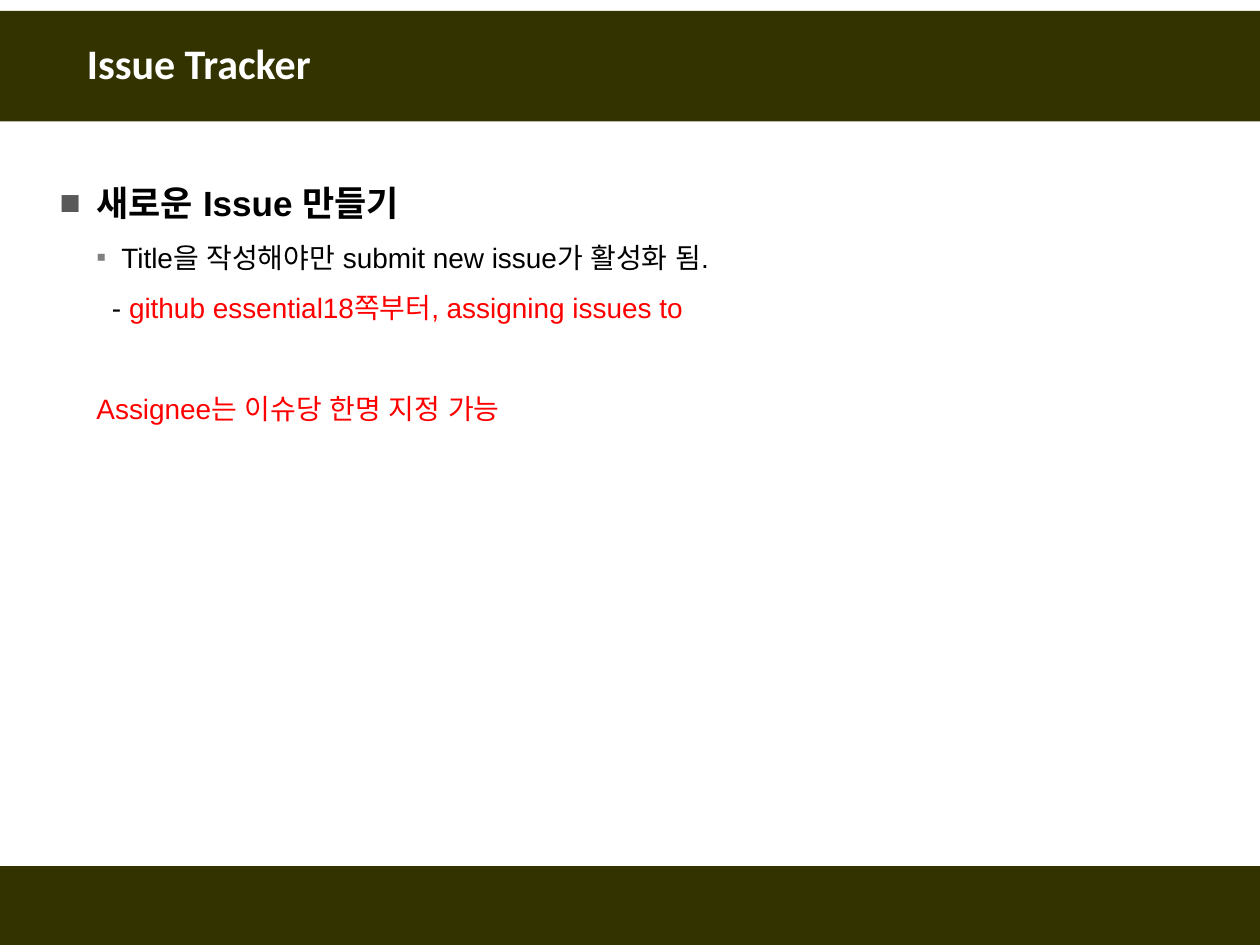
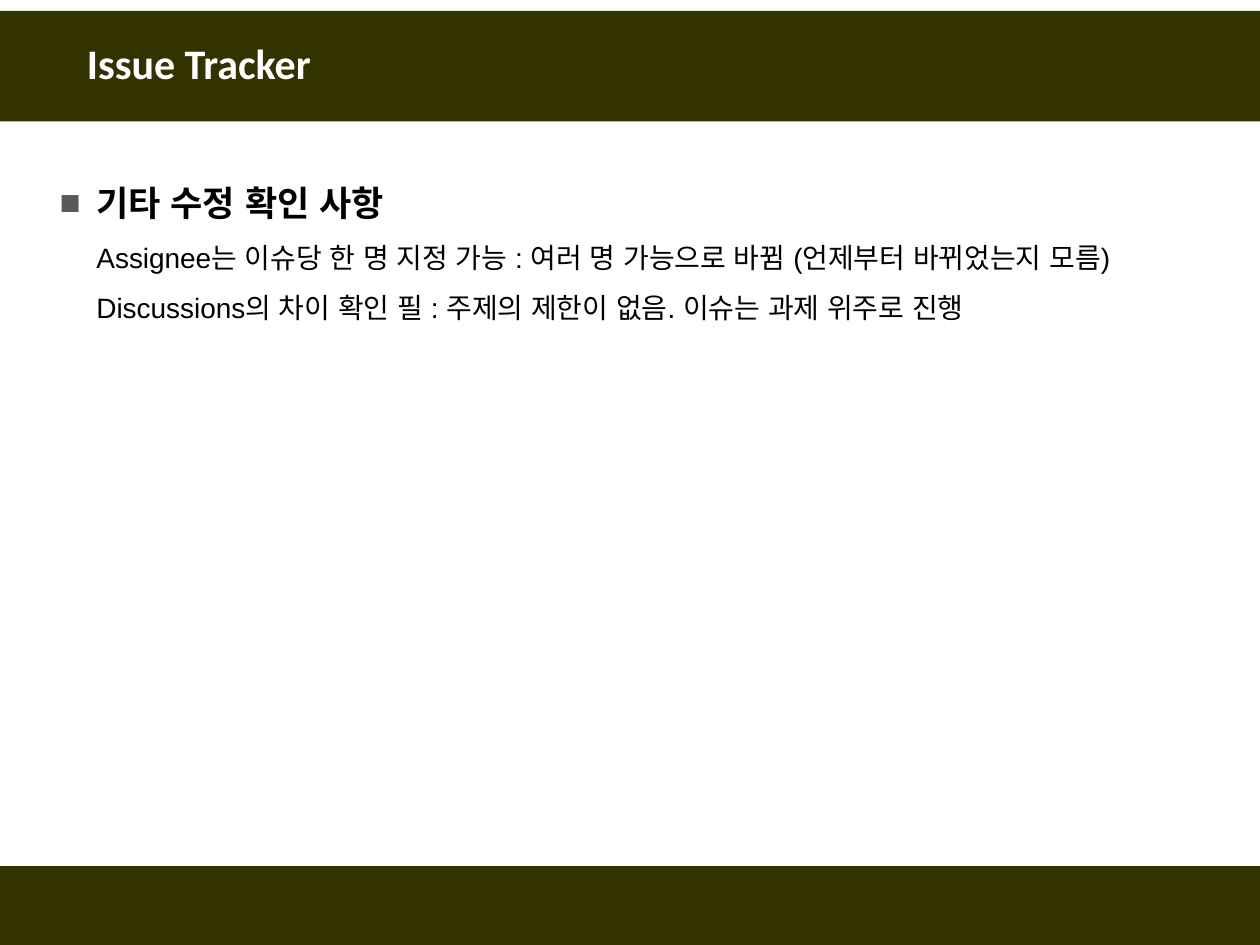
Before and after one commit to fasthill/github-lecture, a slide deck: slide 34 of git및github첫걸음7-issuetracker.pptx (slide 7 before the commit). Drawn at 1260x945 pixels with LibreOffice and Linux fonts; fonts in the diff are those of the drawing. Boxes give left, top, right and bottom in pixels: in the first picture for what was removed or moved away, otherwise in the second. Text is boxed around its words. In the diff, an @@ line names an element or a change of style, - is before the commit and + after.

```diff
--- a/git및github첫걸음7-issuetracker.pptx
+++ b/git및github첫걸음7-issuetracker.pptx
@@ text at <box>96,186,1110,321</box>: text changed; text colour #FF0000 to #000000 @@
-■ 새로운 Issue 만들기
-  ▪ Title을 작성해야만 submit new issue가 활성화 됨.
-  - github essential18쪽부터, assigning issues to
-  Assignee는 이슈당 한명 지정 가능
+■ 기타 수정 확인 사항
+  Assignee는 이슈당 한 명 지정 가능 : 여러 명 가능으로 바뀜 (언제부터 바뀌었는지 모름)
+  Discussions의 차이 확인 필 : 주제의 제한이 없음. 이슈는 과제 위주로 진행
```
Also in this commit, not shown: 4 other slides changed, 28 slides added, 2 slides removed.
